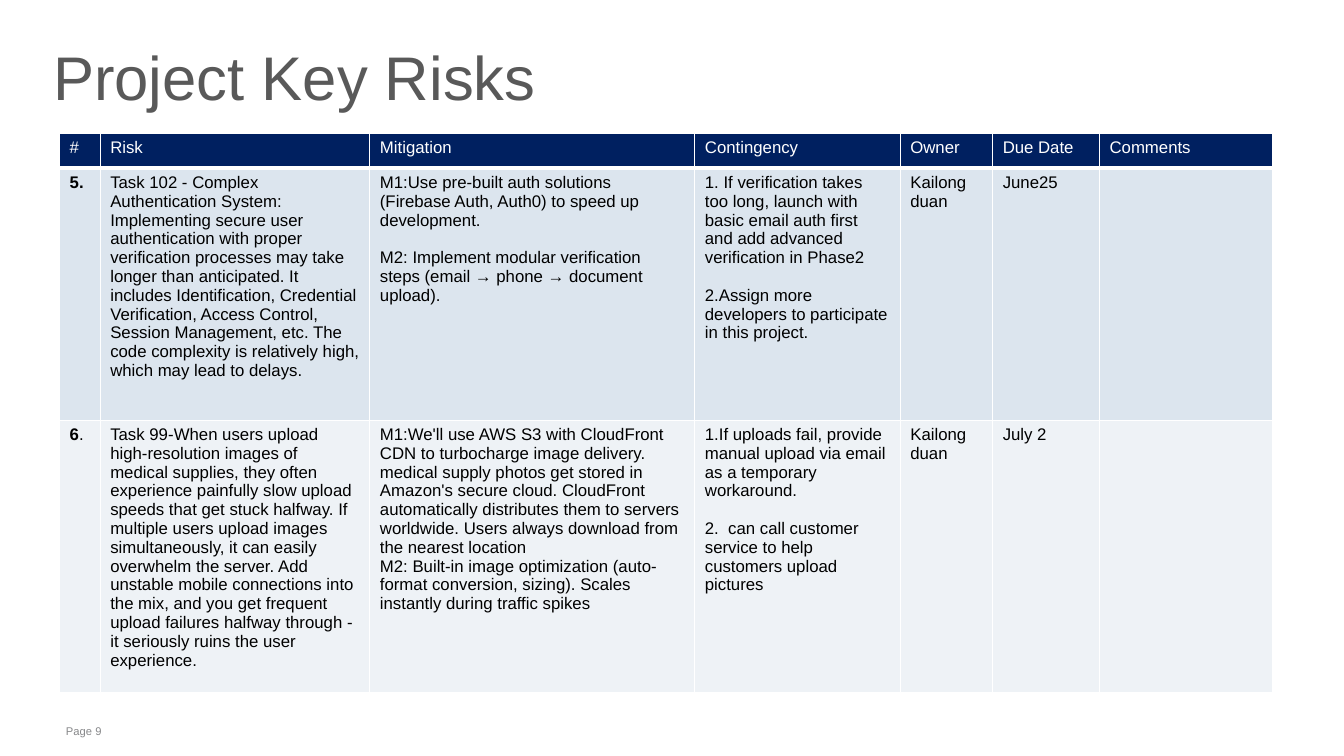
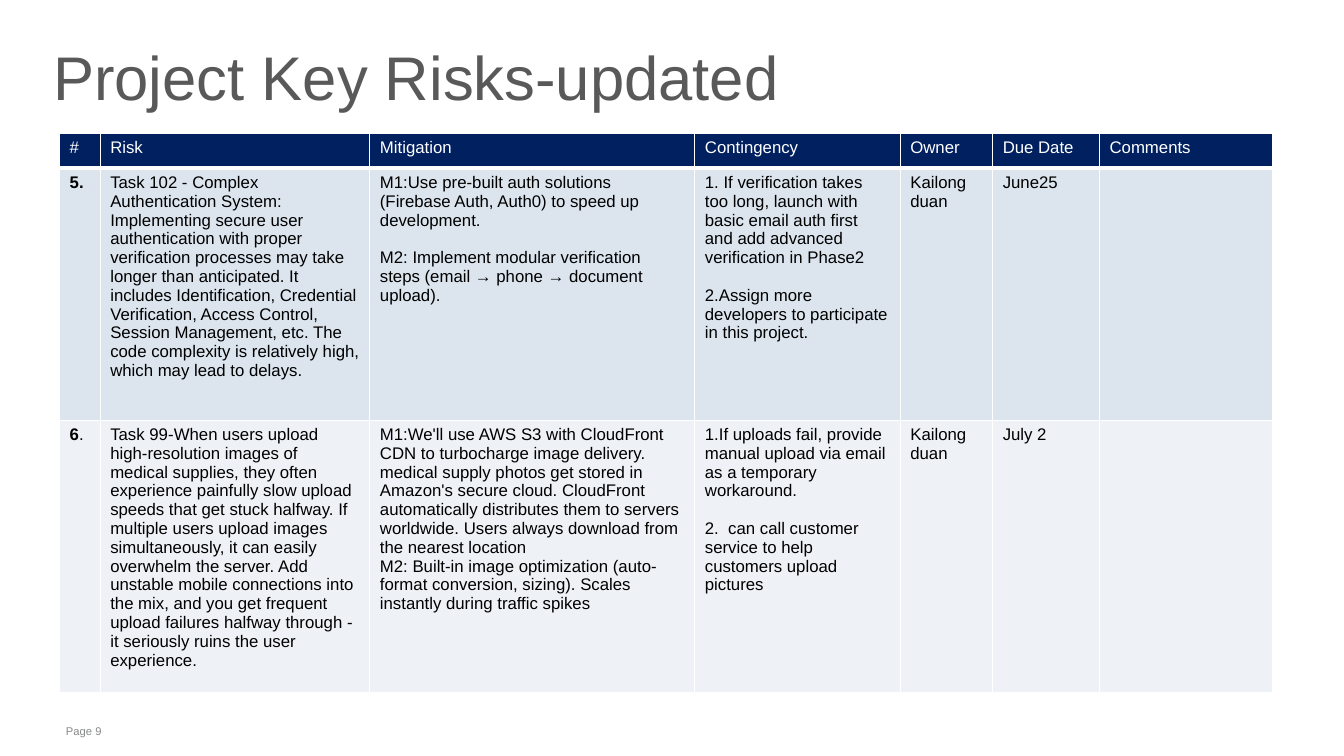
Before and after one commit to dkl520/cs7315_project, a slide deck: slide 9 of 3/project-assign 3.pptx. Drawn at 1344x756 pixels with LibreOffice and Linux fonts; fonts in the diff are those of the drawing. Boxes give left, top, right and bottom in pixels: in the first picture for what was removed or moved away, otherwise in the second. Text is boxed around its words. In the diff, an @@ line names an element or a change of style, - is before the commit and + after.

Commit message:
updating ppt risks milestones

```diff
--- a/3/project-assign 3.pptx
+++ b/3/project-assign 3.pptx
@@ text at (x1=53, y1=55, x2=779, y2=112): text changed @@
-Project Key Risks
+Project Key Risks-updated
```
Also in this commit, not shown: 3 other slides changed, 2 other files.
